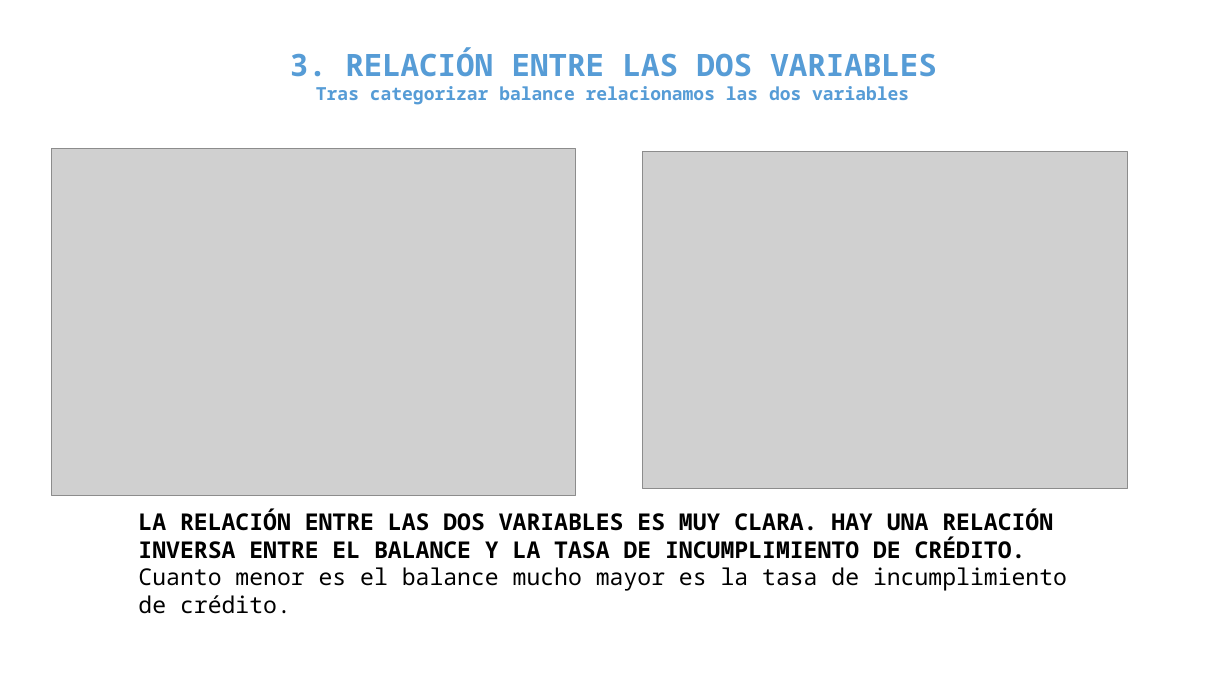
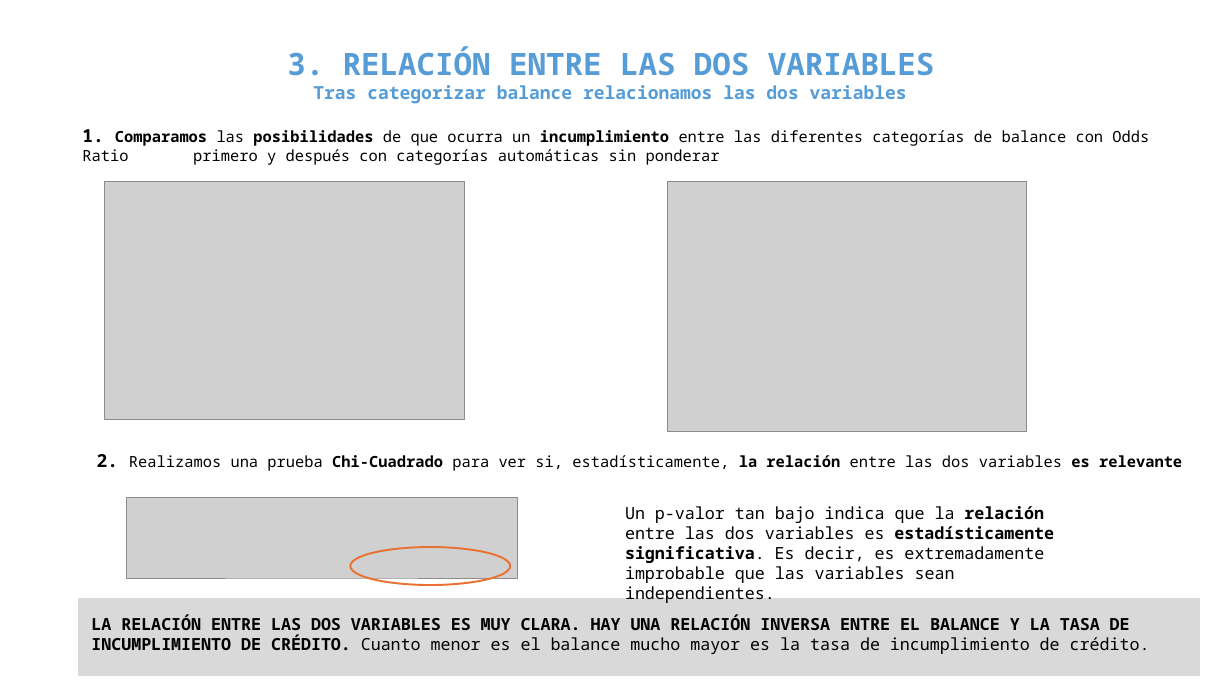
Before and after one commit to MarinaTorba/PersonalDataProrjects, a slide deck: slide 4 of Equip_B/results/ppt sprint1 FINANCES.PAU.pptx. Drawn at 1232x693 pixels with LibreOffice and Linux fonts; fonts in the diff are those of the drawing; grey boxes stand for pictures. Boxes give left, top, right and bottom in pixels: in the first picture for what was removed or moved away, otherwise in the second. Text is boxed around its words. In the diff, an @@ line names an element or a change of style, - is before the commit and + after.

Commit message:
ppt

```diff
--- a/Equip_B/results/ppt sprint1 FINANCES.PAU.pptx
+++ b/Equip_B/results/ppt sprint1 FINANCES.PAU.pptx
@@ text added at (x1=82, y1=129, x2=1149, y2=165), 12 pt, text #000000 @@
+1. Comparamos las posibilidades de que ocurra un incumplimiento entre las diferentes categorías de balance con Odds Ratio primero y después con categorías automáticas sin ponderar
@@ picture resized from (x1=52, y1=149, x2=576, y2=495) to (x1=104, y1=182, x2=464, y2=420) @@
@@ picture resized from (x1=642, y1=152, x2=1128, y2=489) to (x1=667, y1=182, x2=1027, y2=433) @@
@@ text added at (x1=97, y1=454, x2=1182, y2=471), 12 pt, text #000000 @@
+2. Realizamos una prueba Chi-Cuadrado para ver si, estadísticamente, la relación entre las dos variables es relevante
@@ picture added at (x1=127, y1=498, x2=517, y2=579) @@
@@ text added at (x1=625, y1=506, x2=1054, y2=603), 13 pt, text #000000 @@
+Un p-valor tan bajo indica que la relación entre las dos variables es estadísticamente significativa. Es decir, es extremadamente improbable que las variables sean independientes.
@@ ellipse added at (x1=350, y1=547, x2=510, y2=585), outline #E97132 1.5 pt @@
@@ rectangle added at (x1=77, y1=597, x2=1202, y2=677), fill #D9D9D9, outline #FFFFFF 1.5 pt @@
@@ text at (x1=91, y1=615, x2=1150, y2=654): text changed; size 18 to 13 pt @@
-LA RELACIÓN ENTRE LAS DOS VARIABLES ES MUY CLARA. HAY UNA RELACIÓN INVERSA ENTRE EL BALANCE Y LA TASA DE INCUMPLIMIENTO DE CRÉDITO.
-Cuanto menor es el balance mucho mayor es la tasa de incumplimiento de crédito.
+LA RELACIÓN ENTRE LAS DOS VARIABLES ES MUY CLARA. HAY UNA RELACIÓN INVERSA ENTRE EL BALANCE Y LA TASA DE INCUMPLIMIENTO DE CRÉDITO. Cuanto menor es el balance mucho mayor es la tasa de incumplimiento de crédito.
```
Also in this commit, not shown: 3 other slides changed, 1 slide added, 1 slide removed.
